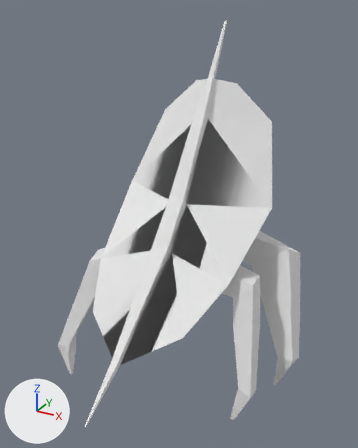
The OBJ model projects/Resonance v2/res/animations/walking/Walking-25.obj: old version first, new version second.
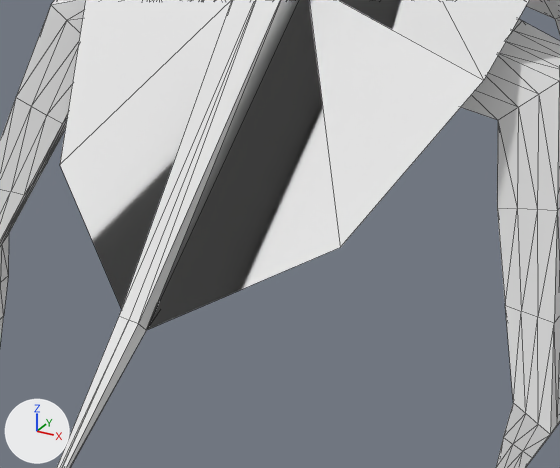
Each version appears first whole from a 50 mm lens placed at (1.08, -1.92, 1.79), pointed at (0.04, -0.04, 0.85), and next in a close-up on the part from 21% to 71% of the width and 58% to 91% of the height. Lighting does not change. The marker at lower left points along +X, +Y and +Z. The close-ups show mesh edges as thin lines. Where no turn or scale is listed for an object, it has been applied to the vertices.

Script lines for the objects in view, before the commit:
```python
me_cube = bpy.data.meshes.new('Cube')
me_cube.from_pydata(...)  # 580 vertices, 1150 faces; spans x -0.63..0.64, y -0.76..0.64, z 0.0..1.73
me_cube.materials.append(mat_material_001)  # white #e7e7e7
ob_cube = bpy.data.objects.new('Cube', me_cube)
ob_cube.location = (0.0, 0.0, 0.0)
```
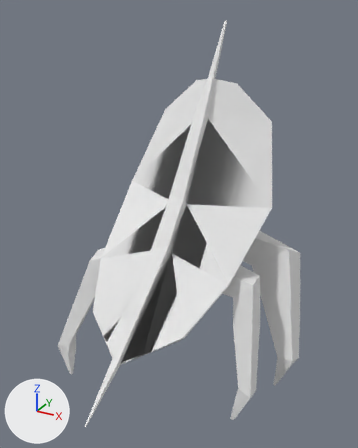
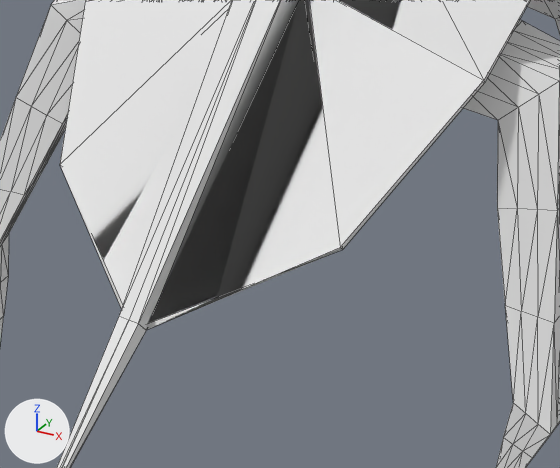
Boxes [x1, y1, x2, y2] around the edits, measured in the close-ups (560 x 468 px):
part 1 of me_cube, added: after [62, 0, 530, 330]

The change in detail:
me_cube is used by ob_cube; location (0.0, 0.0, 0.0).
me_cube had 580 vertices, 1150 faces and spanned x -0.63..0.64, y -0.76..0.64, z 0.0..1.73.
me_cube now has 1160 vertices, 2336 faces and spans x -0.63..0.64, y -0.76..0.64, z 0.0..1.73.
me_cube part 1: 580 vertices added at x -0.63..0.63, y -0.75..0.63, z 0.01..1.72.
